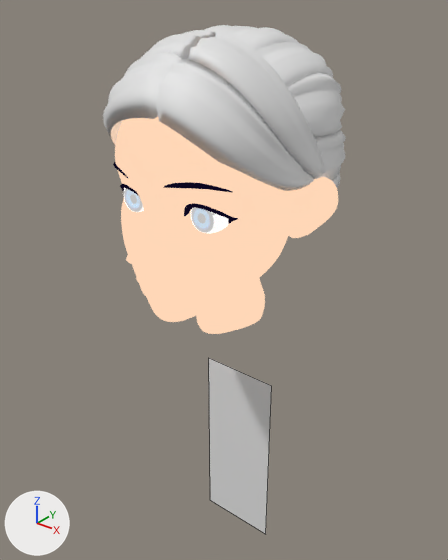
Before and after pictures for a commit that changed the Blender file Blender/01_Character/01_save/CH_Main_hair_A_v01_05.blend.
Rendered twice from a 50 mm camera at (0.327, -0.434, 1.67) aimed at (-0.018, -0.003, 1.403). The axes (+X, +Y, +Z) are drawn at lower left. The lights are the same throughout. Mesh edges are drawn as thin lines on the coarser meshes.

In view in the first picture: 'Face', 'Plane', 'eye02_glass', 'hair', 'hair.001', 'hair.002', 'hair.003', 'hair.004', 'hair.005', 'hair.008', 'hair.012'.
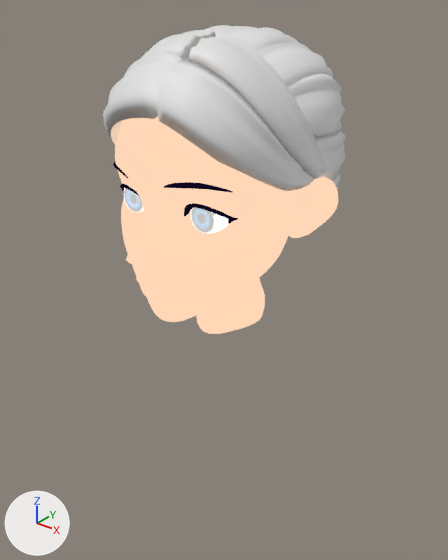
Where the change shows, as pixel boxes (x1, y1, x2, y2) in the pictures (448 x 560 px):
```json
{"object": "Plane", "change": "hidden", "before": [209, 358, 272, 534]}
```

Edits to the scene script, one JSON object a line:
```json
{"op": "add", "block": "ob_plane", "code": "ob_plane.hide_set(True)"}
```
